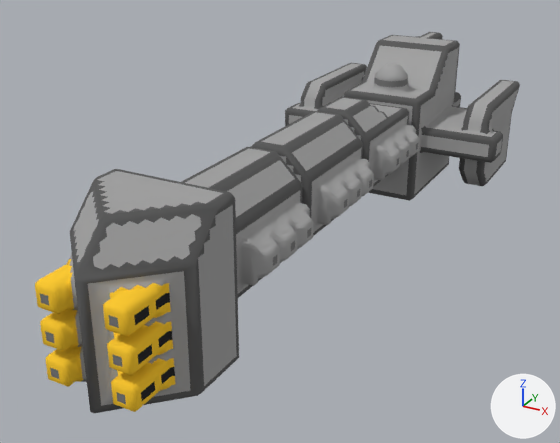
The OBJ model src/jsMain/resources/meshes/mechyrdia-5-mechyrdia-class.obj as it was, and as the next commit left it.
Camera for both pictures: a 50 mm lens placed at (44.5, -91.8, 48.2), pointed at (-3.2, -5.1, 4.9). Lighting does not change. The marker at lower right points along +X, +Y and +Z. Where no turn or scale is listed for an object, it has been applied to the vertices.

Objects in the first picture: 'mechyrdia-5-mechyrdia-class'.
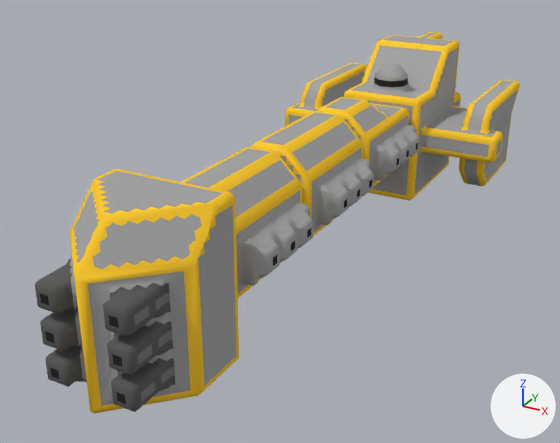
What differs and where, as boxes (x1, y1, x2, y2) in the pictures (560 x 443 px; the box of a moved part takes in the faces that stretch with it):
```json
{"part": 1, "of": "me_mechyrdia_5_mechyrdia_class", "change": "moved or reshaped", "before": [72, 214, 196, 368], "after": [72, 180, 213, 324]}
{"part": 2, "of": "me_mechyrdia_5_mechyrdia_class", "change": "built on", "before": [371, 51, 449, 94], "after": [375, 49, 446, 93]}
{"part": 3, "of": "me_mechyrdia_5_mechyrdia_class", "change": "surface changed", "before": [35, 32, 520, 412], "after": [35, 32, 520, 412]}
```

The change, as JSON lines over the scene's bpy script:
```json
{"block": "me_mechyrdia_5_mechyrdia_class", "where": "# used by ob_mechyrdia_5_mechyrdia_class; location = (0.0, 0.0, 0.0)"}
{"op": "remove", "block": "me_mechyrdia_5_mechyrdia_class", "code": "me_mechyrdia_5_mechyrdia_class.from_pydata(...)  # 2905 vertices, 5405 faces; spans x -18.5..18.5, y -48.0..48.0, z 0.0..23.0"}
{"op": "add", "block": "me_mechyrdia_5_mechyrdia_class", "code": "me_mechyrdia_5_mechyrdia_class.from_pydata(...)  # 2907 vertices, 5407 faces; spans x -18.5..18.5, y -48.0..48.0, z 0.0..23.0"}
{"block": "me_mechyrdia_5_mechyrdia_class", "change": "me_mechyrdia_5_mechyrdia_class part 1: 1 vertex moved from x -4.0, y -44.3, z 11.7 to x -3.7, y -44.5, z 11.7; 14 vertices removed from x -5.0..6.7, y -45.3..-38.5, z 3.5..20.2; 12 vertices added at x -6.0..7.5, y -45.5..-37.5, z 3.5..21.0"}
{"block": "me_mechyrdia_5_mechyrdia_class", "change": "me_mechyrdia_5_mechyrdia_class part 2: 3 vertices removed from x -2.0..6.5, y 24.5..31.5, z 17.0..18.5; 7 vertices added at x -2.0..6.0, y 25.0..44.5, z 8.0..20.5"}
{"block": "me_mechyrdia_5_mechyrdia_class", "change": "me_mechyrdia_5_mechyrdia_class part 3: 2030 kept faces spanning x -18.5..18.5, y -48.0..48.0, z 0.0..23.0 get new texture (UV) coordinates"}
```
